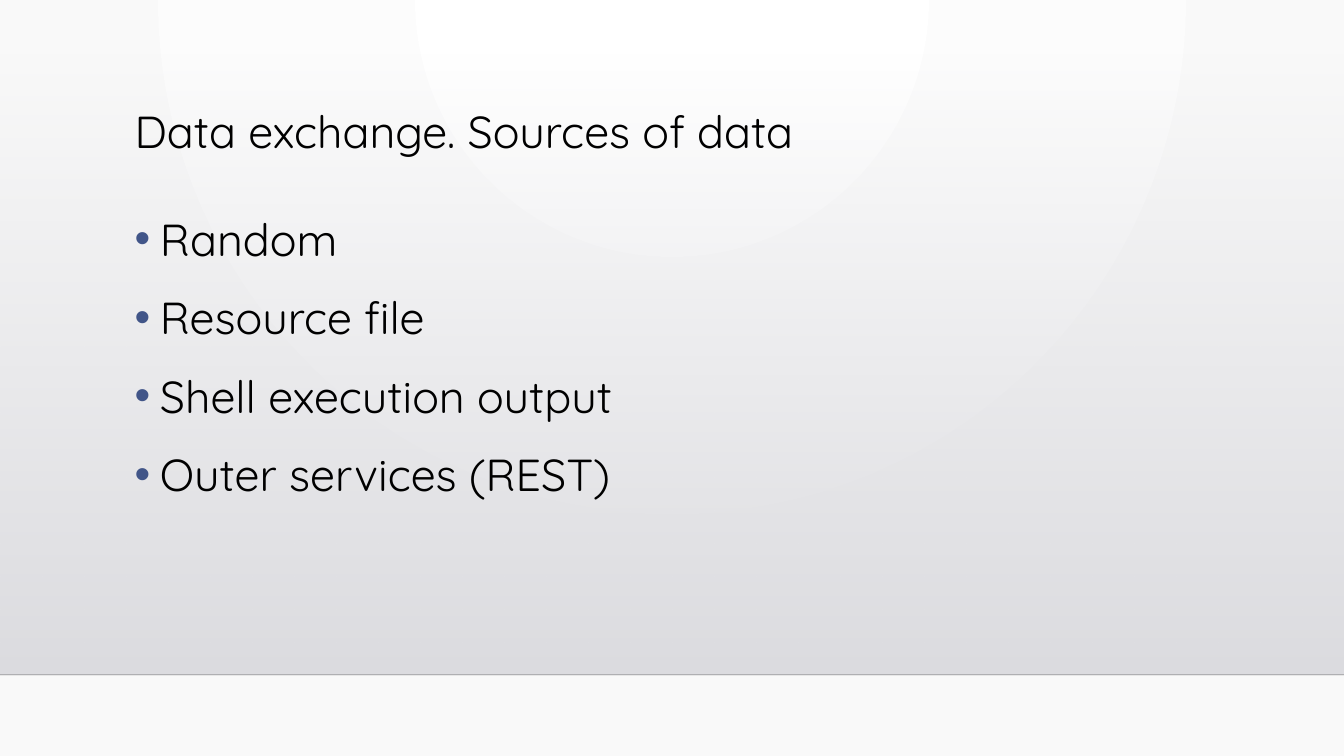
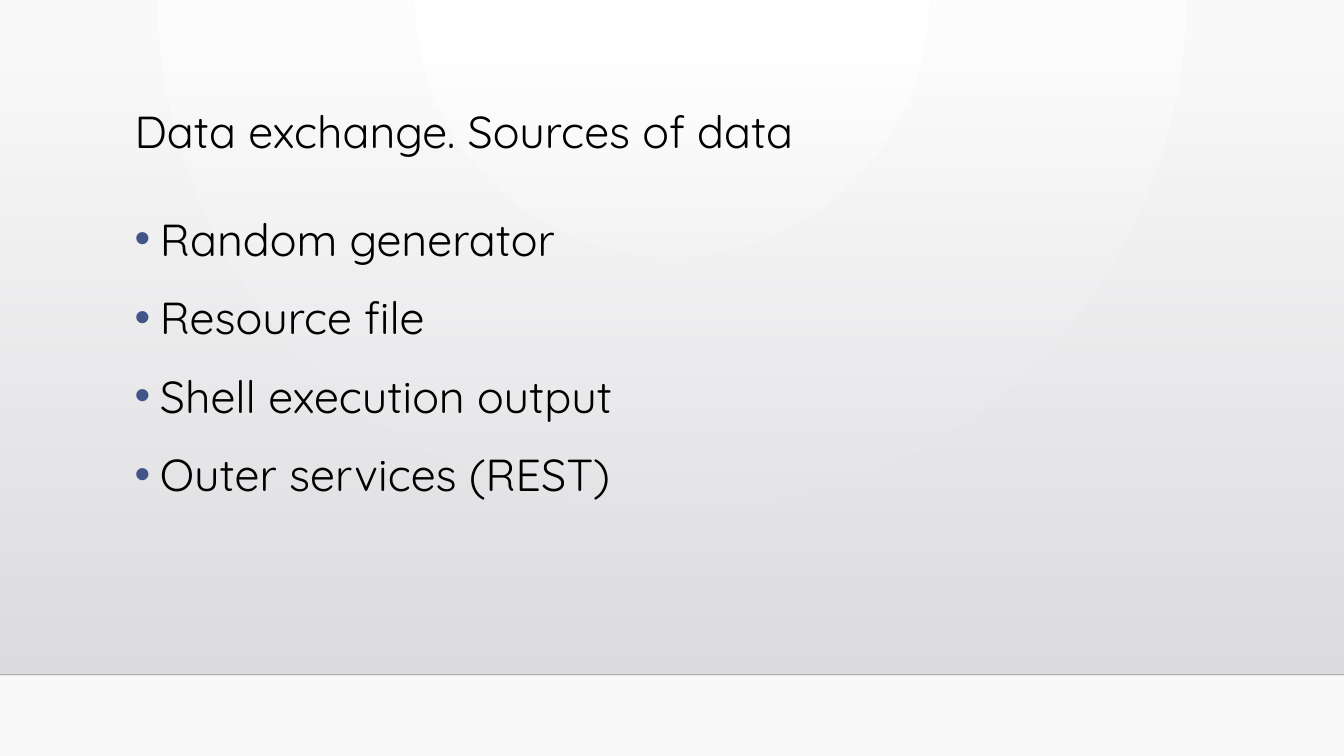
Before and after one commit to slipchansky/ats-unified, a slide deck: slide 34 of ats-presentation/ats-unified.pptx (slide 21 before the commit). Drawn at 1344x756 pixels with LibreOffice and Linux fonts; fonts in the diff are those of the drawing; background and template pictures are left out. Boxes give left, top, right and bottom in pixels: in the first picture for what was removed or moved away, otherwise in the second. Text is boxed around its words. In the diff, an @@ line names an element or a change of style, - is before the commit and + after.

```diff
--- a/ats-presentation/ats-unified.pptx
+++ b/ats-presentation/ats-unified.pptx
@@ text at [160, 223, 555, 265]: text changed @@
-• Random
+• Random generator
```
Also in this commit, not shown: 30 other slides changed, 14 slides added, 1 slide removed.
